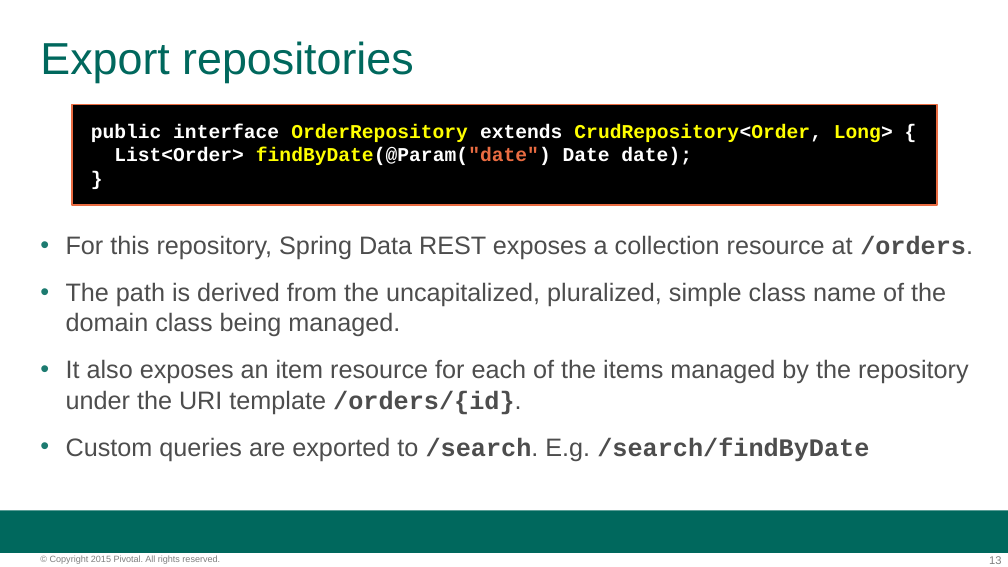
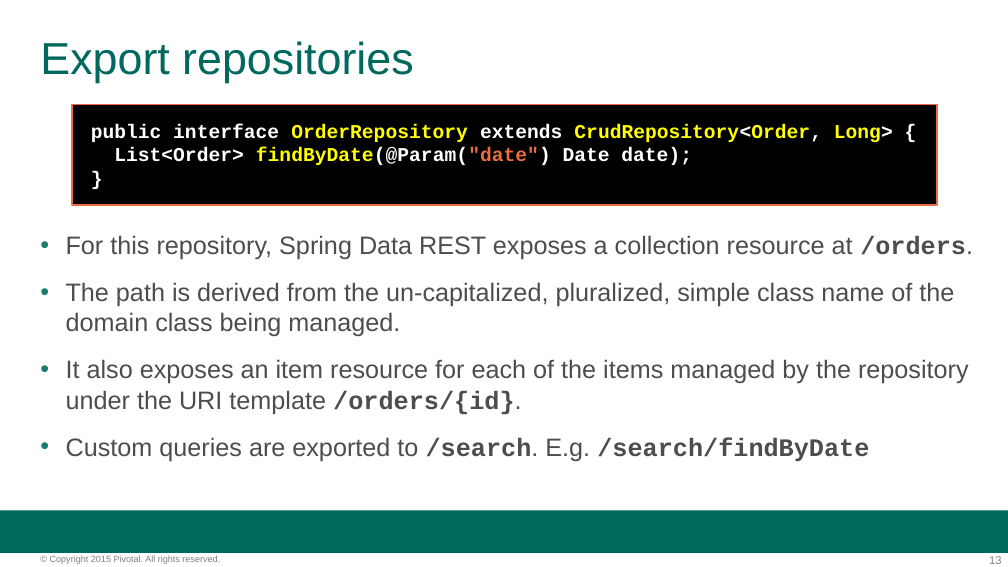
Before and after one commit to cbusch-pivotal/stl-cloud-native-spring-workshop, a slide deck: slide 13 of session_04/Session_04-Spring_Data.pptx. Drawn at 1008x567 pixels with LibreOffice and Linux fonts; fonts in the diff are those of the drawing; background and template pictures are left out. Boxes give left, top, right and bottom in pixels: in the first picture for what was removed or moved away, otherwise in the second. Text is boxed around its words. In the diff, an @@ line names an element or a change of style, - is before the commit and + after.

Commit message:
Adds a few editing changes

```diff
--- a/session_04/Session_04-Spring_Data.pptx
+++ b/session_04/Session_04-Spring_Data.pptx
@@ text at (66,282,954,336): text changed @@
-• The path is derived from the uncapitalized, pluralized, simple class name of the domain class being managed.
+• The path is derived from the un-capitalized, pluralized, simple class name of the domain class being managed.
```
